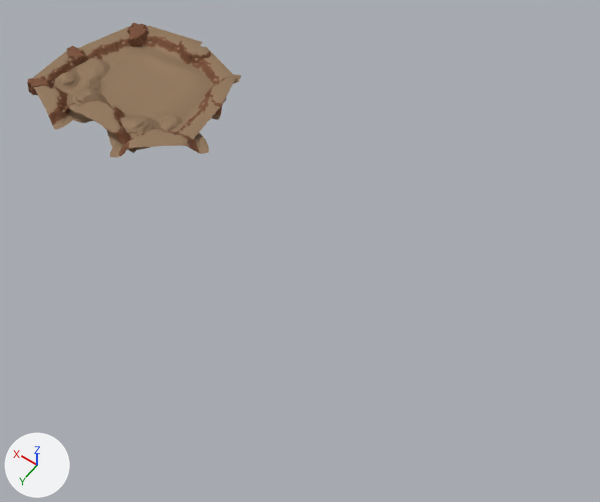
One commit to the FBX model Assets/ART/Meshes/MSH_Environment_A.fbx: the scene before it, then after it.
The view is the same before and after, from a 50 mm lens placed at (-744.0, 618.0, 826.0), pointed at (-349.0, 66.0, -42.0). Arrows for +X, +Y and +Z are at lower left; the lights stay in place. The older version comes first. Where no turn or scale is listed for an object, it has been applied to the vertices. Vertices at exactly the same position are counted once.

The older version as bpy lines, for what is in view:
```python
ob_sm_env_cliff_curve_01_001 = bpy.data.objects.new('SM_Env_Cliff_Curve_01.001', me_mesh_443)
ob_sm_env_cliff_curve_01_001.location = (0.0, 0.0, 0.0)
ob_sm_env_cliff_curve_01_003 = bpy.data.objects.new('SM_Env_Cliff_Curve_01.003', me_mesh_449)
ob_sm_env_cliff_curve_01_003.location = (0.0, 0.0, 0.0)
ob_sm_env_cliff_curve_02 = bpy.data.objects.new('SM_Env_Cliff_Curve_02', me_mesh_296)
ob_sm_env_cliff_curve_02.location = (0.0, 0.0, 0.0)
ob_sm_env_cliff_straight_02_001 = bpy.data.objects.new('SM_Env_Cliff_Straight_02.001', me_mesh_445)
ob_sm_env_cliff_straight_02_001.location = (0.0, 0.0, 0.0)
ob_sm_env_cliff_straight_02_003 = bpy.data.objects.new('SM_Env_Cliff_Straight_02.003', me_mesh_448)
ob_sm_env_cliff_straight_02_003.location = (0.0, 0.0, 0.0)
ob_sm_env_cliff_straight_02_004 = bpy.data.objects.new('SM_Env_Cliff_Straight_02.004', me_mesh_450)
ob_sm_env_cliff_straight_02_004.location = (0.0, 0.0, 0.0)
# also in view: 'SM_Env_Butte_Base_01' at (-51.0, 52.0, 9.0); 'SM_Env_Butte_Base_01.002' at (43.0, 55.0, 10.0); 'SM_Env_Sand_Ground_06' at (0.0, -30.0, 2.0); 'SM_Env_Cliff_Straight_02.005' at (33.0, -117.0, 4.0); 'SM_Env_Cliff_Curve_01.002' at (87.0, 77.0, 8.0)
```
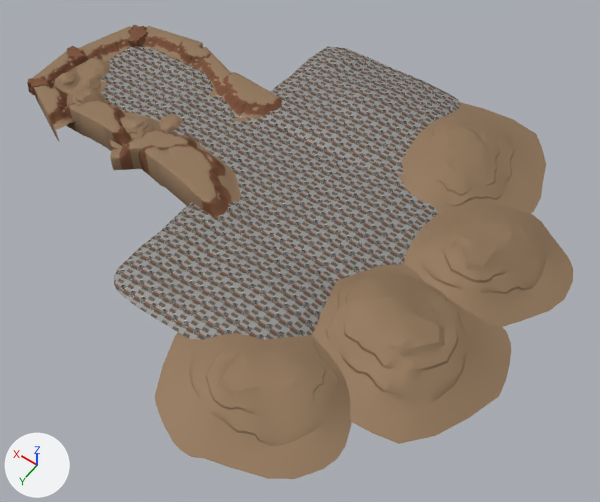
Boxes [x1, y1, x2, y2] around the edits, measured in the pictures (600 x 502 px):
'SM_Env_Butte_Base_01.005', added (brown): after [312, 263, 511, 444]
'SM_Env_Butte_Base_01.006', added (brown): after [154, 332, 352, 479]
'SM_Env_Sand_Ground_06.004', added: after [114, 201, 338, 340]
'SM_Env_Butte_Base_01.004', added (brown): after [404, 205, 573, 327]
'SM_Env_Sand_Ground_06.003', added: after [263, 46, 461, 167]
'SM_Env_Sand_Ground_06.005', added: after [264, 154, 439, 280]
'SM_Env_Butte_Base_01.003', added (brown): after [397, 102, 546, 214]
'SM_Env_Sand_Ground_06.002', added: after [170, 95, 328, 215]
'SM_Env_Cliff_Curve_02.001', added (brown): after [138, 144, 241, 216]
'SM_Env_Cliff_Curve_01.003', reshaped: before [205, 74, 241, 120]; after [218, 72, 282, 124]
'SM_Env_Cliff_Curve_02', reshaped: before [65, 100, 137, 153]; after [65, 100, 132, 151]
'SM_Env_Cliff_Curve_01.001', reshaped: before [110, 124, 209, 157]; after [110, 130, 204, 170]
'SM_Env_Cliff_Straight_02.003', deleted (brown): before [176, 97, 227, 139]
'SM_Env_Cliff_Straight_02.004', reshaped: before [189, 47, 239, 86]; after [190, 47, 231, 97]
part 1 of me_mesh_296, added (brown): after [65, 108, 125, 151]

Edits to the bpy script that builds the scene:
```text
Change me_mesh_296:
    remove me_mesh_296.from_pydata(...)  # 966 vertices, 1781 faces; spans x -81.0..72.0, y 29.0..86.0, z 0.0..21.0
    add me_mesh_296.from_pydata(...)  # 1032 vertices, 1847 faces; spans x -81.0..72.0, y 29.0..86.0, z -24.0..21.0
    me_mesh_296 part 1: 66 vertices added at x -81.0..72.0, y 29.0..86.0, z -24.0
Change me_mesh_443:
    remove me_mesh_443.from_pydata(...)  # 937 vertices, 1767 faces; spans x -165.0..-45.5, y 0.9..111.4, z 0.0..19.1
    add me_mesh_443.from_pydata(...)  # 981 vertices, 1810 faces; spans x -165.0..-45.5, y 0.9..111.4, z -24.3..16.3
    me_mesh_443 part 3: 937 vertices removed from x -165.0..-45.5, y 0.9..111.4, z 0.0..19.1; 981 vertices added at x -165.0..-45.5, y 0.9..111.4, z -24.3..16.3
Change me_mesh_450:
    remove me_mesh_450.from_pydata(...)  # 1054 vertices, 1965 faces; spans x -113.7..-6.6, y -143.3..-66.8, z -1.7..9.4
    add me_mesh_450.from_pydata(...)  # 1141 vertices, 2051 faces; spans x -113.7..-6.6, y -143.3..-66.8, z -24.3..8.6
    me_mesh_450 part 2: 26 vertices moved within x -98.8..-10.6, y -109.3..-67.9, z -1.1..0.7; 925 vertices removed from x -113.7..-6.6, y -143.3..-66.8, z -1.7..9.4; 1012 vertices added at x -113.7..-6.6, y -143.3..-66.8, z -24.3..8.6
Change me_mesh_449:
    remove me_mesh_449.from_pydata(...)  # 937 vertices, 1767 faces; spans x -133.0..-65.8, y -130.8..-31.4, z -2.4..12.8
    add me_mesh_449.from_pydata(...)  # 981 vertices, 1810 faces; spans x -216.0..-64.3, y -122.1..-41.4, z -24.3..13.0
    me_mesh_449 part 4: 937 vertices removed from x -133.0..-65.8, y -130.8..-31.4, z -2.4..12.8; 981 vertices added at x -216.0..-64.3, y -122.1..-41.4, z -24.3..13.0
Remove ob_sm_env_cliff_straight_02_003:
    ob_sm_env_cliff_straight_02_003 = bpy.data.objects.new('SM_Env_Cliff_Straight_02.003', me_mesh_448)
Add ob_sm_env_butte_base_01_005:
    ob_sm_env_butte_base_01_005 = bpy.data.objects.new('SM_Env_Butte_Base_01.005', me_mesh_010)  # 459 vertices, 827 faces; spans x -666.0..-422.0, y 5.0..252.0, z 0.0..38.0; in mat_blinn1 (picture img_polygonwestern_texture_01_png)
    ob_sm_env_butte_base_01_005.location = (0.0, 0.0, 0.0)
Add ob_sm_env_cliff_curve_02_001:
    ob_sm_env_cliff_curve_02_001 = bpy.data.objects.new('SM_Env_Cliff_Curve_02.001', me_mesh_002)  # 1032 vertices, 1847 faces; spans x -280.0..-62.0, y 18.0..122.0, z -24.0..23.0; in mat_blinn1 (picture img_polygonwestern_texture_01_png)
    ob_sm_env_cliff_curve_02_001.location = (0.0, 0.0, 0.0)
Add ob_sm_env_butte_base_01_004:
    ob_sm_env_butte_base_01_004 = bpy.data.objects.new('SM_Env_Butte_Base_01.004', me_mesh_007)  # 459 vertices, 827 faces; spans x -671.0..-450.0, y -133.0..81.0, z 0.0..33.0; in mat_blinn1 (picture img_polygonwestern_texture_01_png)
    ob_sm_env_butte_base_01_004.location = (0.0, 0.0, 0.0)
Add ob_sm_env_sand_ground_06_002:
    ob_sm_env_sand_ground_06_002 = bpy.data.objects.new('SM_Env_Sand_Ground_06.002', me_mesh_001)  # 298 vertices, 560 faces; spans x -337.0..-80.0, y -116.0..92.0, z -1.0..1.0; in mat_blinn1 (picture img_polygonwestern_texture_01_png)
    ob_sm_env_sand_ground_06_002.location = (0.0, 0.0, 0.0)
Add ob_sm_env_butte_base_01_003:
    ob_sm_env_butte_base_01_003 = bpy.data.objects.new('SM_Env_Butte_Base_01.003', me_mesh_006)  # 459 vertices, 827 faces; spans x -579.0..-340.0, y -281.0..-46.0, z 0.0..28.0; in mat_blinn1 (picture img_polygonwestern_texture_01_png)
    ob_sm_env_butte_base_01_003.location = (0.0, 0.0, 0.0)
Add ob_sm_env_sand_ground_06_003:
    ob_sm_env_sand_ground_06_003 = bpy.data.objects.new('SM_Env_Sand_Ground_06.003', me_mesh_003)  # 298 vertices, 560 faces; spans x -415.0..-158.0, y -278.0..-69.0, z -1.0..17.0; in mat_blinn1 (picture img_polygonwestern_texture_01_png)
    ob_sm_env_sand_ground_06_003.location = (0.0, 0.0, 0.0)
Add ob_sm_env_sand_ground_06_004:
    ob_sm_env_sand_ground_06_004 = bpy.data.objects.new('SM_Env_Sand_Ground_06.004', me_mesh_004)  # 298 vertices, 560 faces; spans x -456.0..-200.0, y 66.0..275.0, z -1.0..15.0; in mat_blinn1 (picture img_polygonwestern_texture_01_png)
    ob_sm_env_sand_ground_06_004.location = (0.0, 0.0, 0.0)
Add ob_sm_env_butte_base_01_006:
    ob_sm_env_butte_base_01_006 = bpy.data.objects.new('SM_Env_Butte_Base_01.006', me_mesh_011)  # 459 vertices, 827 faces; spans x -562.0..-321.0, y 156.0..384.0, z 0.0..28.0; in mat_blinn1 (picture img_polygonwestern_texture_01_png)
    ob_sm_env_butte_base_01_006.location = (0.0, 0.0, 0.0)
Add ob_sm_env_sand_ground_06_005:
    ob_sm_env_sand_ground_06_005 = bpy.data.objects.new('SM_Env_Sand_Ground_06.005', me_mesh_005)  # 298 vertices, 560 faces; spans x -499.0..-291.0, y -127.0..129.0, z -1.0..9.0; in mat_blinn1 (picture img_polygonwestern_texture_01_png)
    ob_sm_env_sand_ground_06_005.location = (0.0, 0.0, 0.0)
```
